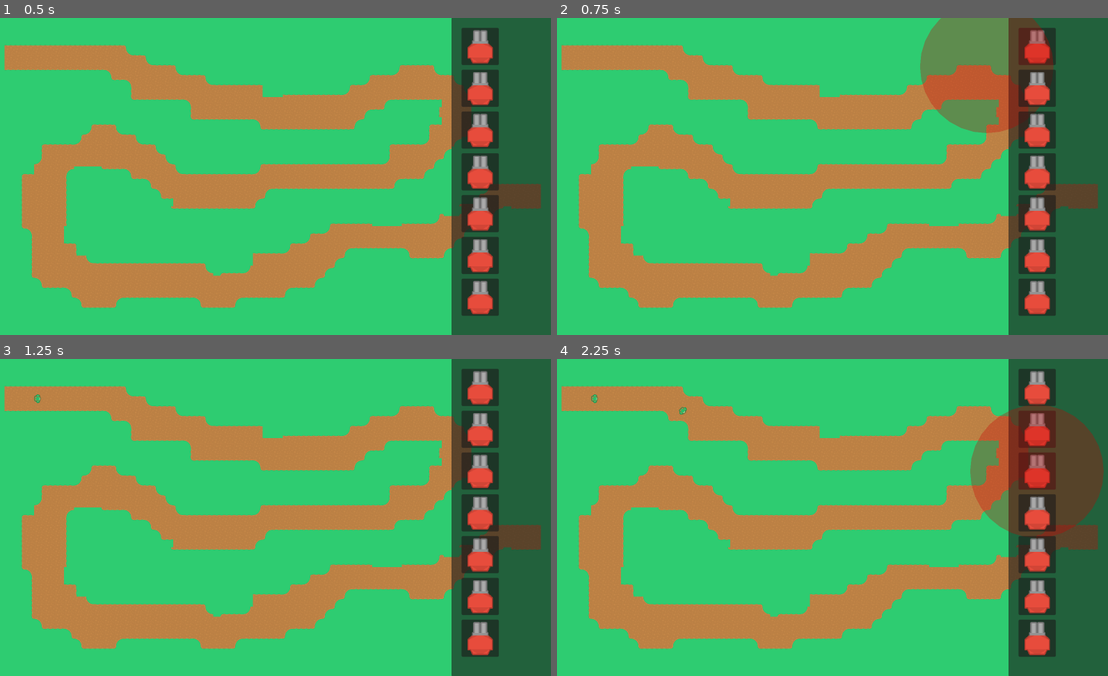
Above: before the commit, frames 1-4 (two rows, left to right).
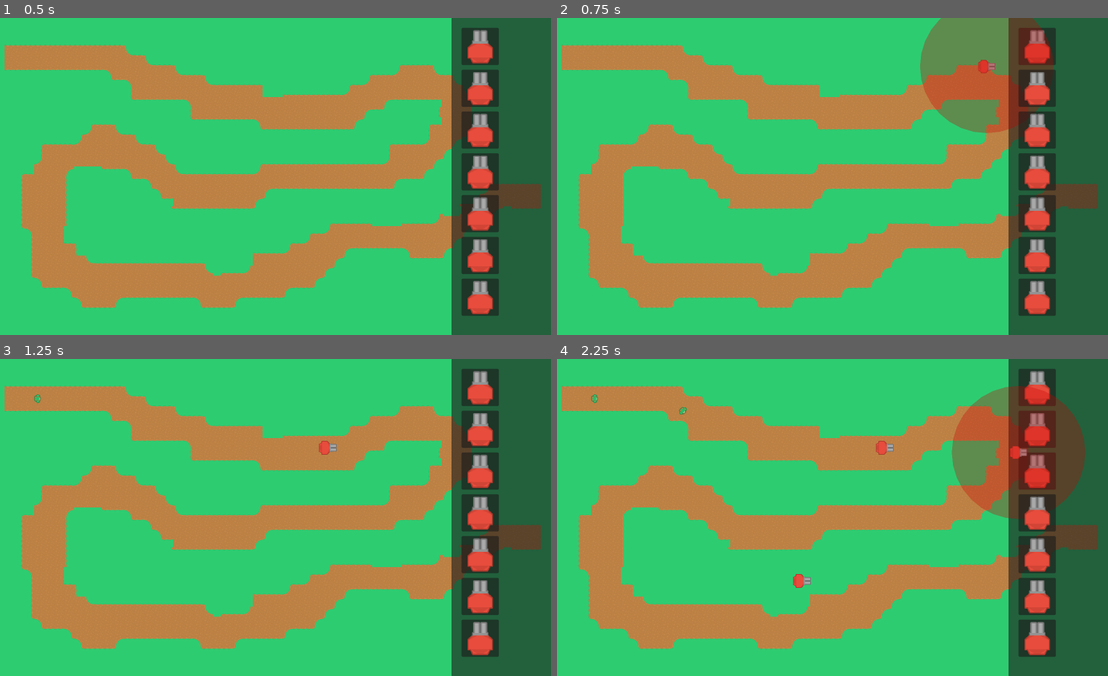
Above: after the commit, the same moments.

Repository: peterhym21/TDGame
Game: Godot game, scene res://Main.tscn
Same seed, same stepped clock (60 frames per second), same inputs: the game is played once before the commit and once after it.
Inputs (mouse positions are in pixels of both pictures, inside the frame that each line leads up to):
- Up to frame 1 (0.5 s): no input
- Up to frame 2 (0.75 s): tap Enter at 0.5 s; drag from (1036, 46) to (887, 106) at 0.52 s
- Up to frame 3 (1.25 s): no input
- Up to frame 4 (2.25 s): drag from (1036, 428) to (799, 580) at 1.27 s; move the mouse to (1036, 469) at 2.02 s; click (1036, 469) at 2.17 s

Frame 1 is identical in both runs. In frame 2, 0.1% of the frame differs, in the area x 76-80%, y 13-18%; in frame 3, 0.1%; in frame 4, 3.8%, in the area x 42-100%, y 8-73%.

Commit message:
update

Diff:
--- a/Towers/RedBulletTower.gd
+++ b/Towers/RedBulletTower.gd
@@ -22,8 +22,8 @@
 		for i in currTargets:
 			if "Solider" in i.name:
 				tempArry.append(i)
+
 		var currTarget = null
-
 		for i in tempArry:
 			if currTarget == null:
 				currTarget = i.get_node("../")
--- a/Towers/RedBulletTower.tscn
+++ b/Towers/RedBulletTower.tscn
@@ -20,24 +20,19 @@
 script = ExtResource("1_nlo2b")
 
 [node name="CollisionShape2D" type="CollisionShape2D" parent="."]
-visible = false
 shape = SubResource("RectangleShape2D_avcgh")
 
 [node name="Aim" type="Marker2D" parent="."]
-visible = false
 position = Vector2(64, 0)
 
 [node name="TowerDefenseTile250" type="Sprite2D" parent="."]
-visible = false
 rotation = 1.5708
 scale = Vector2(2, 2)
 texture = ExtResource("1_uove4")
 
 [node name="Tower" type="Area2D" parent="."]
-visible = false
 
 [node name="CollisionShape2D2" type="CollisionShape2D" parent="Tower"]
-visible = false
 shape = SubResource("CircleShape2D_la5ca")
 
 [node name="BulletContainer" type="Node" parent="."]
--- a/Towers/RedTowerPanel.gd
+++ b/Towers/RedTowerPanel.gd
@@ -8,8 +8,8 @@
 	if event is InputEventMouseButton and event.button_mask == 1:
 		#left click down
 		add_child(tempTower)
-		tempTower.global_position = event.global_position
-		#tempTower.process_mode = Node.PROCESS_MODE_DISABLED
+		#tempTower.global_position = event.global_position
+		tempTower.process_mode = Node.PROCESS_MODE_DISABLED
 		tempTower.scale = Vector2(0.32,0.32)
 
 	elif event is InputEventMouseMotion and event.button_mask == 1:
